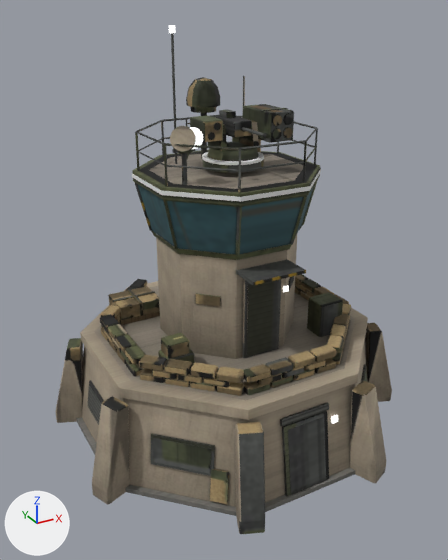
A saved change to the glTF model godot/assets/units3d/defense_tower/defense_tower.glb.
Both versions are drawn from a camera (50 mm lens) standing at (-7.2, -12.91, 10.39) and looking at (-0.27, -0.31, 4.09). Arrows for +X, +Y and +Z are at lower left; the lights stay in place. The picture after the commit comes second. Vertices at exactly the same position are counted once.

The scene before the commit, as lines of its bpy script (objects in view):
```python
me_building = bpy.data.meshes.new('Building')
me_building.from_pydata(...)  # 3017 vertices, 4510 faces; spans x -4.45..4.45, y -4.45..4.45, z -0.01..9.85
# faces by material slot: [4494, 16]
me_building.materials.append(mat_dt_defensetower)  # picture img_defense_tower_albedo
me_building.materials.append(mat_sa_team)  # white #e7e7e7
me_turret = bpy.data.meshes.new('Turret')
me_turret.from_pydata(...)  # 464 vertices, 792 faces; spans x -0.97..1.16, y -1.48..0.73, z 0.0..1.29
# faces by material slot: [716, 76]
me_turret.materials.append(mat_dt_defensetower)  # picture img_defense_tower_albedo
me_turret.materials.append(mat_sa_team)  # white #e7e7e7
ob_building = bpy.data.objects.new('Building', me_building)
ob_building.location = (0.0, 0.0, 0.0)
ob_turret = bpy.data.objects.new('Turret', me_turret)
ob_turret.location = (0.0, -0.25, 6.97)
```
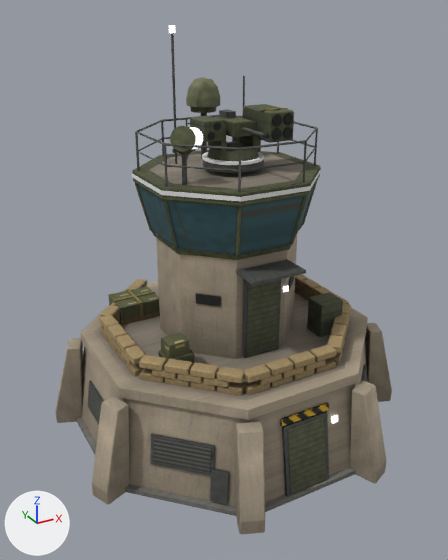
The change in detail:
me_building has 3017 vertices, 4510 faces and spans x -4.45..4.45, y -4.45..4.45, z -0.01..9.85.
me_building is used by ob_building; location (0.0, 0.0, 0.0).
Part 1, on me_building:
22 faces are deleted.
22 new faces join them, mat_dt_defensetower (picture img_defense_tower_albedo).
me_building part 2: 3988 kept faces spanning x -4.45..4.43, y -4.45..4.45, z -0.01..8.85 get new texture (UV) coordinates.

What differs and where, as boxes [x1, y1, x2, y2] in the pictures (448 x 560 px; the box of a moved part takes in the faces that stretch with it):
part 1 of me_building, moved or reshaped
    both: [149, 154, 303, 260]
part 2 of me_building, surface changed
    both: [55, 77, 391, 534]
